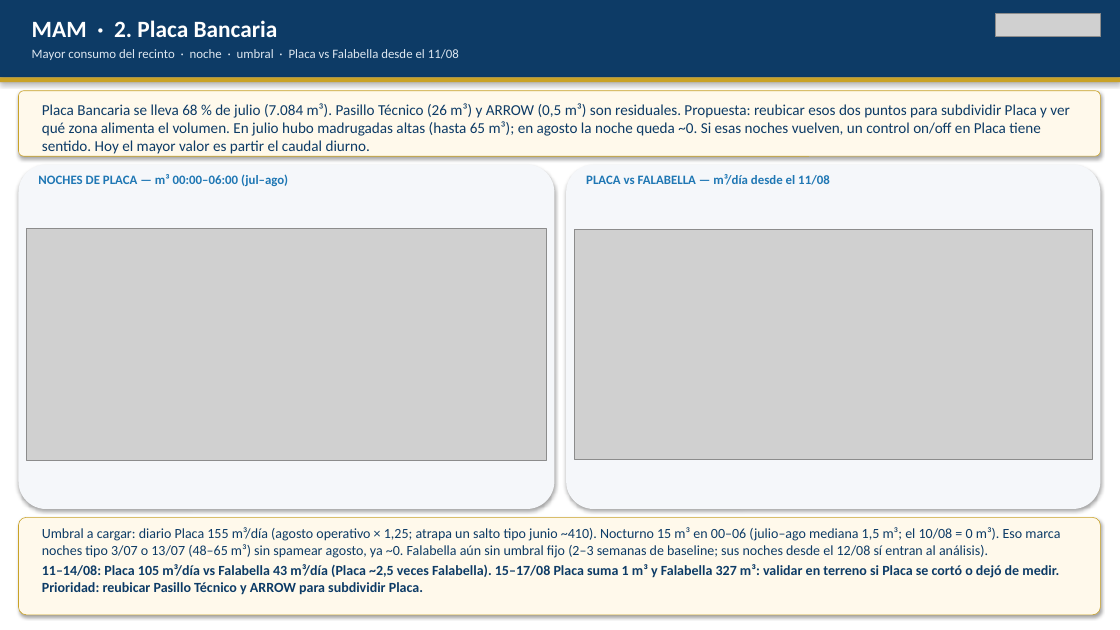
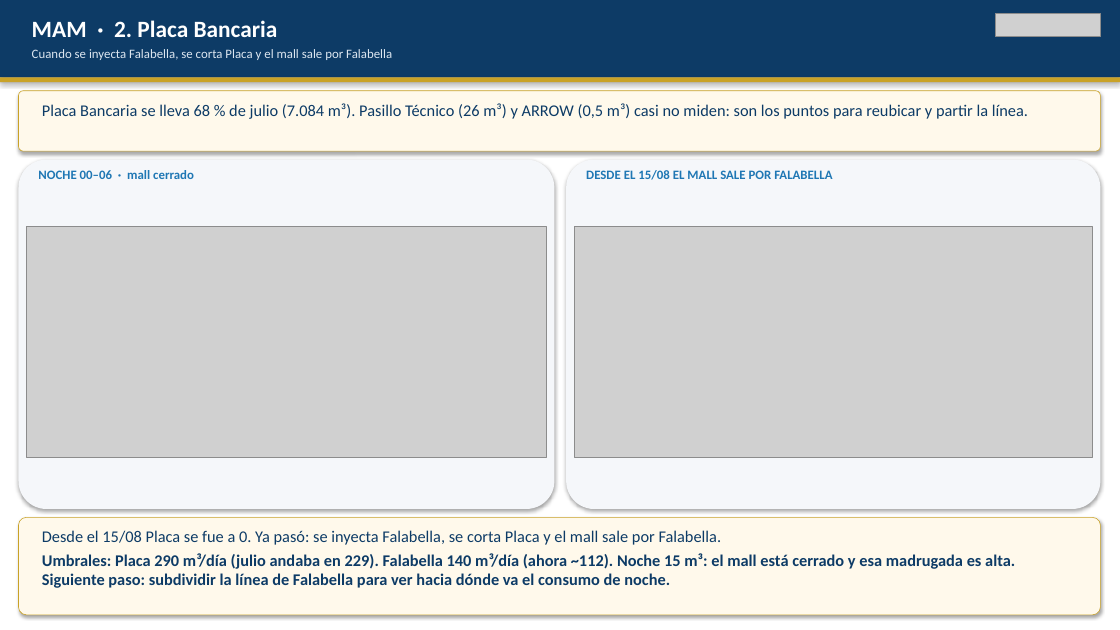
Before and after one commit to anibaloperacionesWes/wes-scripts, a slide deck: slide 5 of reports/Parque_Arauco/TMP_7MALLS/entrega_diego_anibal/Recorrido_ejecutivo_PA_MAE_20260817.pptx. Drawn at 1120x630 pixels with LibreOffice and Linux fonts; fonts in the diff are those of the drawing; grey boxes stand for pictures. Boxes give left, top, right and bottom in pixels: in the first picture for what was removed or moved away, otherwise in the second. Text is boxed around its words. In the diff, an @@ line names an element or a change of style, - is before the commit and + after.

```diff
--- a/reports/Parque_Arauco/TMP_7MALLS/entrega_diego_anibal/Recorrido_ejecutivo_PA_MAE_20260817.pptx
+++ b/reports/Parque_Arauco/TMP_7MALLS/entrega_diego_anibal/Recorrido_ejecutivo_PA_MAE_20260817.pptx
@@ text at (32,49,392,60): text changed @@
-Mayor consumo del recinto · noche · umbral · Placa vs Falabella desde el 11/08
+Cuando se inyecta Falabella, se corta Placa y el mall sale por Falabella
@@ rounded rectangle: place and size @@
-rounded rectangle at (18,91,1101,156)
+rounded rectangle at (18,91,1101,151)
@@ text at (42,103,1028,119): text changed; size 13 to 14 pt @@
-Placa Bancaria se lleva 68 % de julio (7.084 m³). Pasillo Técnico (26 m³) y ARROW (0,5 m³) son residuales. Propuesta: reubicar esos dos puntos para subdividir Placa y ver qué zona alimenta el volumen. En julio hubo madrugadas altas (hasta 65 m³); en agosto la noche queda ~0. Si esas noches vuelven, un control on/off en Placa tiene sentido. Hoy el mayor valor es partir el caudal diurno.
+Placa Bancaria se lleva 68 % de julio (7.084 m³). Pasillo Técnico (26 m³) y ARROW (0,5 m³) casi no miden: son los puntos para reubicar y partir la línea.
@@ rounded rectangle: place and size @@
-rounded rectangle at (18,165,555,509)
+rounded rectangle at (18,160,555,509)
@@ text at (38,170,194,179): text changed @@
-NOCHES DE PLACA — m³ 00:00–06:00 (jul–ago)
+NOCHE 00–06 · mall cerrado
@@ rounded rectangle: place and size @@
-rounded rectangle at (566,165,1101,509)
+rounded rectangle at (566,160,1101,509)
@@ text at (586,170,832,180): text changed @@
-PLACA vs FALABELLA — m³/día desde el 11/08
+DESDE EL 15/08 EL MALL SALE POR FALABELLA
@@ text at (42,530,1015,588): text changed; size 12 to 14 pt; bold on @@
-Umbral a cargar: diario Placa 155 m³/día (agosto operativo × 1,25; atrapa un salto tipo junio ~410). Nocturno 15 m³ en 00–06 (julio–ago mediana 1,5 m³; el 10/08 = 0 m³). Eso marca noches tipo 3/07 o 13/07 (48–65 m³) sin spamear agosto, ya ~0. Falabella aún sin umbral fijo (2–3 semanas de baseline; sus noches desde el 12/08 sí entran al análisis).
-11–14/08: Placa 105 m³/día vs Falabella 43 m³/día (Placa ~2,5 veces Falabella). 15–17/08 Placa suma 1 m³ y Falabella 327 m³: validar en terreno si Placa se cortó o dejó de medir. Prioridad: reubicar Pasillo Técnico y ARROW para subdividir Placa.
+Desde el 15/08 Placa se fue a 0. Ya pasó: se inyecta Falabella, se corta Placa y el mall sale por Falabella.
+Umbrales: Placa 290 m³/día (julio andaba en 229). Falabella 140 m³/día (ahora ~112). Noche 15 m³: el mall está cerrado y esa madrugada es alta. Siguiente paso: subdividir la línea de Falabella para ver hacia dónde va el consumo de noche.
```
Also in this commit, not shown: 2 other files.
